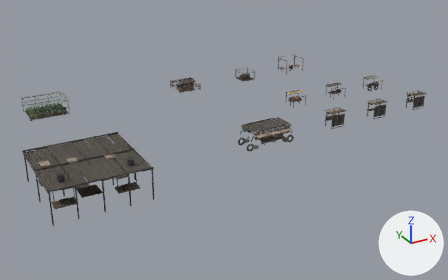
A saved change to the glTF model public/assets/models/wasteland/town/food.glb.
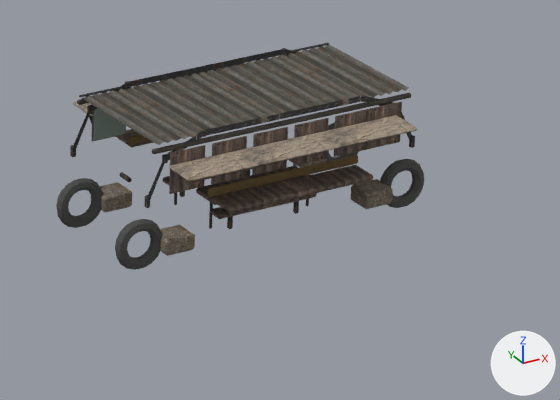
Old and new are each drawn whole from a camera (50 mm lens) standing at (-35.4, -78.8, 35.2) and looking at (5.9, -3.7, -2.3) and again close up on the part from 51% to 70% of the width and 40% to 61% of the height. Lighting does not change. The marker at lower right points along +X, +Y and +Z. The last two pictures show the newer version. Where no turn or scale is listed for an object, it has been applied to the vertices.

The scene before the commit, as lines of its bpy script (objects in view):
```python
ob_canteen_far_side_window_frame_5 = bpy.data.objects.new('canteen:far-side-window-frame-5', me_cube_267)
ob_canteen_far_side_window_frame_5.location = (9.65, -13.57, 2.02)
ob_canteen_spare_tyre_3_25_1_2 = bpy.data.objects.new('canteen:spare-tyre-3.25-1.2', me_torus_010)
ob_canteen_spare_tyre_3_25_1_2.parent = ob_canteen
ob_canteen_spare_tyre_3_25_1_2.location = (3.25, -1.2, 0.4)
ob_canteen_spare_tyre_3_25_1_2.rotation_euler = (1.571, 0.0, 0.0)  # degrees (90, 0, 0)
ob_canteen_spare_tyre_3_25__1_2 = bpy.data.objects.new('canteen:spare-tyre-3.25--1.2', me_torus_009)
ob_canteen_spare_tyre_3_25__1_2.parent = ob_canteen
ob_canteen_spare_tyre_3_25__1_2.location = (3.25, 1.2, 0.4)
ob_canteen_spare_tyre_3_25__1_2.rotation_euler = (1.571, 0.0, 0.0)  # degrees (90, 0, 0)
ob_canteen_spare_tyre__3_25_1_2 = bpy.data.objects.new('canteen:spare-tyre--3.25-1.2', me_torus_008)
ob_canteen_spare_tyre__3_25_1_2.parent = ob_canteen
ob_canteen_spare_tyre__3_25_1_2.location = (-3.25, -1.2, 0.4)
ob_canteen_spare_tyre__3_25_1_2.rotation_euler = (1.571, 0.0, 0.0)  # degrees (90, 0, 0)
ob_canteen_spare_tyre__3_25__1_2 = bpy.data.objects.new('canteen:spare-tyre--3.25--1.2', me_torus_007)
ob_canteen_spare_tyre__3_25__1_2.parent = ob_canteen
ob_canteen_spare_tyre__3_25__1_2.location = (-3.25, 1.2, 0.4)
ob_canteen_spare_tyre__3_25__1_2.rotation_euler = (1.571, 0.0, 0.0)  # degrees (90, 0, 0)
# also in view: 'canteen:curved-bus-side-2' at (8.0, -13.5, 2.1); 'canteen:curved-bus-side-1' at (8.0, -10.5, 2.1); 'canteen:bench-0.85' at (8.0, -12.9, 0.5); 'canteen:far-side-canvas-awning' at (8.0, -13.9, 2.2); 'canteen:axle-support-block--2.45-1.25' at (5.6, -13.2, 0.3)
```
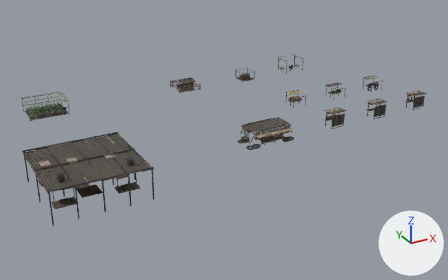
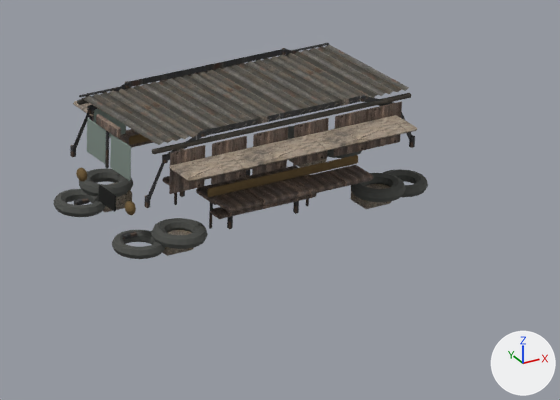
Where the change shows, as pixel boxes [x1, y1, x2, y2] in the close-ups (560 x 400 px):
'canteen:spare-tyre--3.25-1.2', turned
    before: [115, 219, 162, 270]
    after: [112, 230, 165, 259]
'canteen:spare-tyre--3.25--1.2', turned
    before: [56, 178, 102, 228]
    after: [54, 189, 105, 217]
'canteen:spare-tyre-3.25-1.2', turned
    before: [380, 159, 424, 208]
    after: [383, 169, 428, 197]
'canteen:bus-wheel--2.45-1.48', added
    after: [151, 218, 208, 249]
'canteen:bus-wheel-2.45-1.48', added
    after: [351, 173, 406, 202]
'canteen:bus-wheel--2.45--1.48', added
    after: [79, 168, 133, 197]
'canteen:front-windscreen-right', added
    after: [110, 134, 131, 181]
'canteen:front-windscreen-left', added
    after: [87, 118, 106, 164]
'canteen:front-grille', added
    after: [99, 185, 116, 212]
'canteen:destination-board', added
    after: [96, 114, 121, 138]
'canteen:spare-tyre-3.25--1.2', turned (mostly hidden)
    before: [326, 122, 359, 169]
    after: [327, 149, 362, 158]
'canteen:headlamp-0.98', added
    after: [125, 201, 136, 215]
'canteen:front-windscreen-divider', added
    after: [105, 131, 109, 168]
'canteen:headlamp--0.98', added
    after: [76, 168, 87, 182]
'canteen:front-bumper-arm-0.98', added
    after: [122, 231, 137, 240]
'canteen:front-bumper-arm--0.98', added
    after: [74, 198, 89, 205]
'canteen:bus-wheel-2.45--1.48', added (mostly hidden)
    after: [288, 126, 295, 139]
'canteen:axle-support-block-2.45-1.25', unchanged, covered by the edit
    before: [350, 179, 393, 209]
    after: [350, 184, 392, 209]

Edits to the bpy script that builds the scene:
```text
Change ob_canteen_spare_tyre__3_25__1_2:
    ob_canteen_spare_tyre__3_25__1_2.rotation_euler: (1.571, 0.0, 0.0) -> (0.0, 0.0, 0.0)  # degrees (90, 0, 0) -> degrees (0, 0, 0)
Change ob_canteen_spare_tyre__3_25_1_2:
    ob_canteen_spare_tyre__3_25_1_2.rotation_euler: (1.571, 0.0, 0.0) -> (0.0, 0.0, 0.0)  # degrees (90, 0, 0) -> degrees (0, 0, 0)
Change ob_canteen_spare_tyre_3_25__1_2:
    ob_canteen_spare_tyre_3_25__1_2.rotation_euler: (1.571, 0.0, 0.0) -> (0.0, 0.0, 0.0)  # degrees (90, 0, 0) -> degrees (0, 0, 0)
Change ob_canteen_spare_tyre_3_25_1_2:
    ob_canteen_spare_tyre_3_25_1_2.rotation_euler: (1.571, 0.0, 0.0) -> (0.0, 0.0, 0.0)  # degrees (90, 0, 0) -> degrees (0, 0, 0)
Add ob_canteen_headlamp_0_98:
    ob_canteen_headlamp_0_98 = bpy.data.objects.new('canteen:headlamp-0.98', me_sphere_082_1)  # a UV sphere (10 segments, 6 rings, poles along z) spanning x -0.095..0.095, y -0.16..0.16, z -0.15..0.15; in mat_town___faded_hand_paint (picture img_town_tile___faded_hand_paint)
    ob_canteen_headlamp_0_98.location = (4.66, -12.98, 1.15)
Add ob_canteen_headlamp__0_98:
    ob_canteen_headlamp__0_98 = bpy.data.objects.new('canteen:headlamp--0.98', me_sphere_082_1.copy())
    ob_canteen_headlamp__0_98.location = (4.66, -11.02, 1.15)
Add ob_canteen_front_windscreen_right:
    ob_canteen_front_windscreen_right = bpy.data.objects.new('canteen:front-windscreen-right', me_cube_249_1)  # 24 vertices, 44 faces; spans x -0.022..0.022, y -0.39..0.39, z -0.385..0.385; in mat_town___dirty_greenhouse_glass (grey #819088)
    ob_canteen_front_windscreen_right.location = (4.72, -12.48, 2.08)
Add ob_canteen_front_windscreen_left:
    ob_canteen_front_windscreen_left = bpy.data.objects.new('canteen:front-windscreen-left', me_cube_248_1)  # 24 vertices, 44 faces; spans x -0.022..0.022, y -0.39..0.39, z -0.385..0.385; in mat_town___dirty_greenhouse_glass (grey #819088)
    ob_canteen_front_windscreen_left.location = (4.72, -11.52, 2.08)
Add ob_canteen_front_windscreen_divider:
    ob_canteen_front_windscreen_divider = bpy.data.objects.new('canteen:front-windscreen-divider', me_cube_250_1)  # 24 vertices, 44 faces; spans x -0.03..0.03, y -0.03..0.03, z -0.41..0.41; in mat_town___rusted_steel (picture img_town_food_steel)
    ob_canteen_front_windscreen_divider.location = (4.68, -12.0, 2.08)
Add ob_canteen_front_grille:
    ob_canteen_front_grille = bpy.data.objects.new('canteen:front-grille', me_cube_252_1)  # 24 vertices, 44 faces; spans x -0.03..0.03, y -0.33..0.33, z -0.19..0.19; in mat_town___iron_dark (picture img_town_tile___iron_dark)
    ob_canteen_front_grille.location = (4.7, -12.0, 0.98)
Add ob_canteen_front_bumper_arm_0_98:
    ob_canteen_front_bumper_arm_0_98 = bpy.data.objects.new('canteen:front-bumper-arm-0.98', me_cube_254_1)  # 24 vertices, 44 faces; spans x -0.16..0.16, y -0.05..0.05, z -0.05..0.05; in mat_town___rusted_steel (picture img_town_food_steel)
    ob_canteen_front_bumper_arm_0_98.location = (4.66, -12.98, 0.53)
Add ob_canteen_front_bumper_arm__0_98:
    ob_canteen_front_bumper_arm__0_98 = bpy.data.objects.new('canteen:front-bumper-arm--0.98', me_cube_253_1)  # 24 vertices, 44 faces; spans x -0.16..0.16, y -0.05..0.05, z -0.05..0.05; in mat_town___rusted_steel (picture img_town_food_steel)
    ob_canteen_front_bumper_arm__0_98.location = (4.66, -11.02, 0.53)
Add ob_canteen_destination_board:
    ob_canteen_destination_board = bpy.data.objects.new('canteen:destination-board', me_cube_251_1)  # 24 vertices, 44 faces; spans x -0.05..0.05, y -0.44..0.44, z -0.11..0.11; in mat_town___weathered_plank (picture img_town_tile___weathered_plank)
    ob_canteen_destination_board.location = (4.7, -12.0, 2.6)
Add ob_canteen_bus_wheel_2_45_1_48:
    ob_canteen_bus_wheel_2_45_1_48 = bpy.data.objects.new('canteen:bus-wheel-2.45-1.48', me_torus_014)  # a torus around z (ring radius 0.43, tube radius 0.15) spanning x -0.58..0.58, y -0.58..0.58, z -0.15..0.15; in mat_town___dusty_tire_rubber (dark grey #4d4f4b)
    ob_canteen_bus_wheel_2_45_1_48.location = (10.45, -13.48, 0.58)
Add ob_canteen_bus_wheel_2_45__1_48:
    ob_canteen_bus_wheel_2_45__1_48 = bpy.data.objects.new('canteen:bus-wheel-2.45--1.48', me_torus_014.copy())
    ob_canteen_bus_wheel_2_45__1_48.location = (10.45, -10.52, 0.58)
Add ob_canteen_bus_wheel__2_45_1_48:
    ob_canteen_bus_wheel__2_45_1_48 = bpy.data.objects.new('canteen:bus-wheel--2.45-1.48', me_torus_014.copy())
    ob_canteen_bus_wheel__2_45_1_48.location = (5.55, -13.48, 0.58)
Add ob_canteen_bus_wheel__2_45__1_48:
    ob_canteen_bus_wheel__2_45__1_48 = bpy.data.objects.new('canteen:bus-wheel--2.45--1.48', me_torus_014.copy())
    ob_canteen_bus_wheel__2_45__1_48.location = (5.55, -10.52, 0.58)
```
